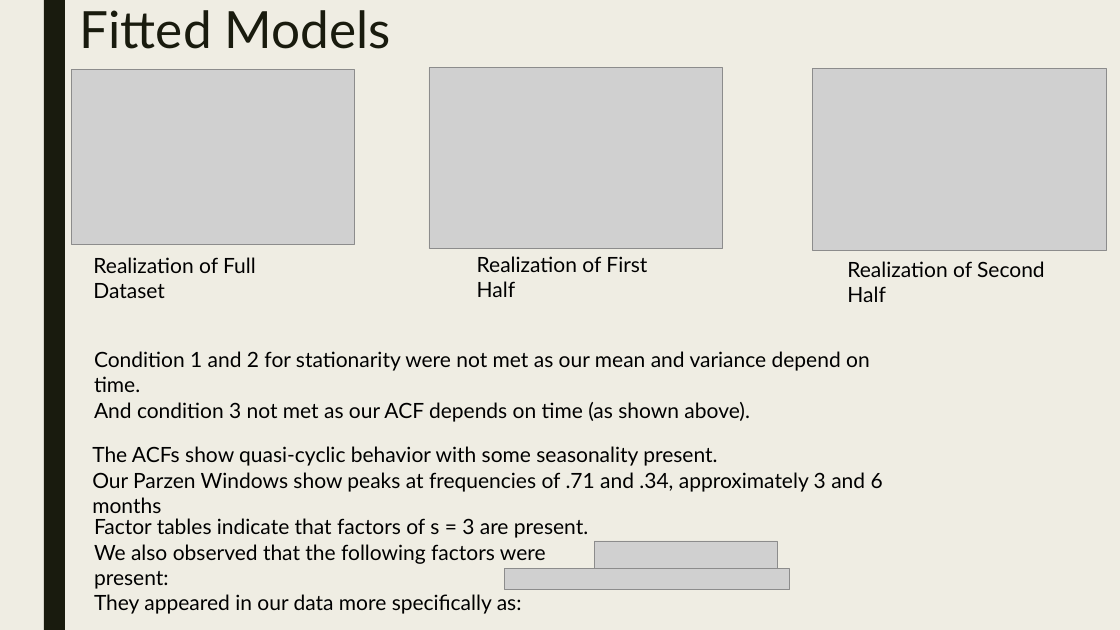
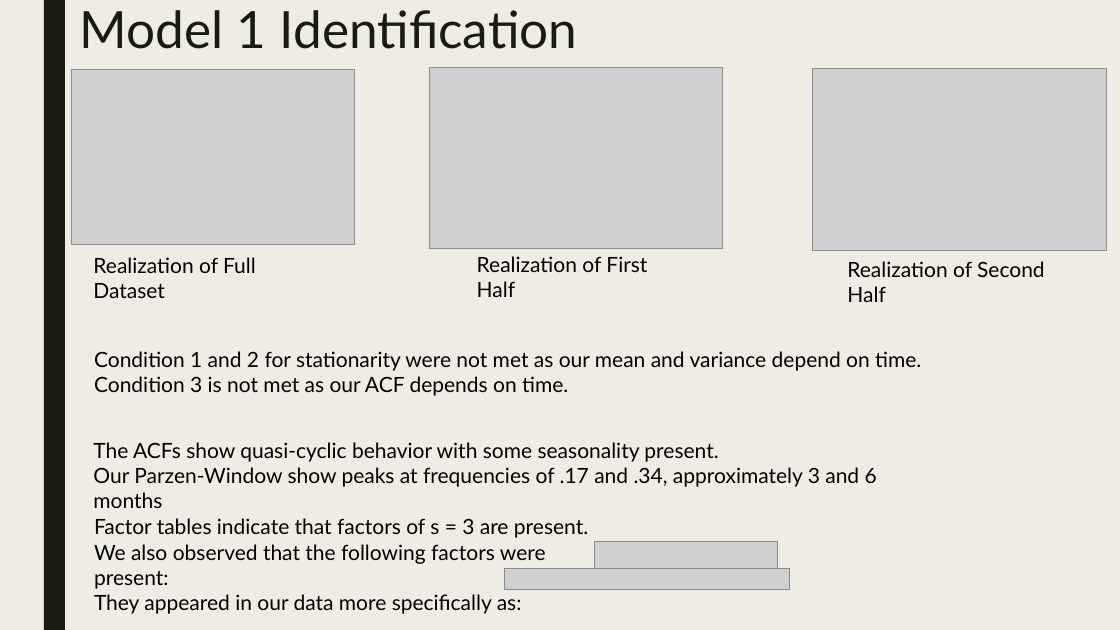
Before and after one commit to maxmoro/TimeSeriesProject, a slide deck: slide 3 of Attrition Analysis Part 2.pptx. Drawn at 1120x630 pixels with LibreOffice and Linux fonts; fonts in the diff are those of the drawing; grey boxes stand for pictures. Boxes give left, top, right and bottom in pixels: in the first picture for what was removed or moved away, otherwise in the second. Text is boxed around its words. In the diff, an @@ line names an element or a change of style, - is before the commit and + after.

```diff
--- a/Attrition Analysis Part 2.pptx
+++ b/Attrition Analysis Part 2.pptx
@@ title at [80, 10, 578, 49]: text changed @@
-Fitted Models
+Model 1 Identification
@@ text at [94, 376, 568, 396]: text changed @@
-And condition 3 not met as our ACF depends on time (as shown above).
+Condition 3 is not met as our ACF depends on time.
@@ text at [93, 467, 877, 487]: text changed @@
-Our Parzen Windows show peaks at frequencies of .71 and .34, approximately 3 and 6 months
+Our Parzen-Window show peaks at frequencies of .17 and .34, approximately 3 and 6 months
```
Also in this commit, not shown: 15 other slides changed, 2 other files.
